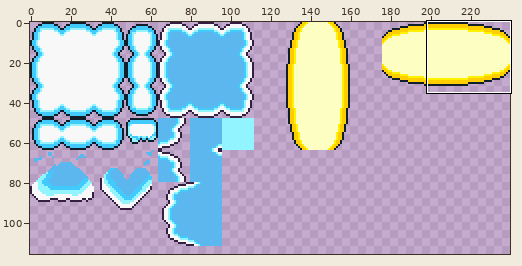
Sprite sheet -- assets/images/skyTileset.png. Above, an overview of the earlier version with the close-up marked.
Close-up. The starting point:
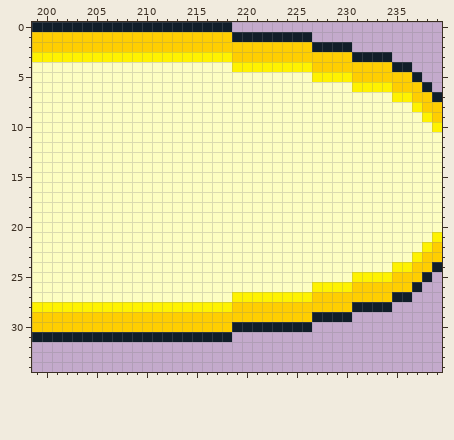
The file is 480x480 pixels, drawn in blocks of 2x2; one block is one cell here. Shown: x 199..239, y 0..34. The wide view leaves out empty margins. The commit also changed other parts of the picture, which this record leaves out.
After the commit:
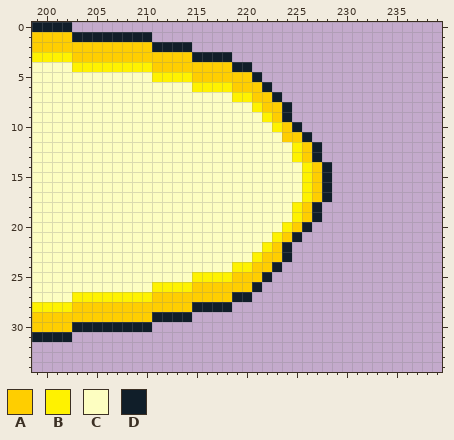
Palette (. is transparent): A #ffce00  B #fff200  C #fdfec1  D #101e29
Change:
Changed rows in their new state; - is an unchanged pixel.
first column x 203:
 0 ................---------------------
 1 DDDDDDDD................-------------
 2 --------DDDD................---------
 3 AAAAAAAAAAAADDDD................-----
 4 BBBBBBBBAAAAAAAADD................---
 5 --------BBBBAAAAAAD................--
 6 ------------BBBBAAAD................-
 7 ----------------BBAAD................
 8 ------------------BAAD...............
 9 -------------------BAD...............
10 --------------------BAD..............
11 ---------------------AAD.............
12 ----------------------BAD............
13 ----------------------BAD............
14 -----------------------BAD...........
15 -----------------------BAD...........
16 -----------------------BAD...........
17 -----------------------BAD...........
18 ----------------------BAD............
19 ----------------------BAD............
20 ---------------------BAD.............
21 --------------------BAD..............
22 -------------------BAD...............
23 ------------------BAAD...............
24 ----------------BBAAD................
25 ------------BBBBAAAD................-
26 --------BBBBAAAAAAD................--
27 BBBBBBBBAAAAAAAADD................---
28 AAAAAAAAAAAADDDD................-----
29 --------DDDD................---------
30 DDDDDDDD................-------------
31 ................---------------------
Changed places in both close-ups, as pixel boxes (x1, y1, x2, y2):
changed: (72, 22, 442, 342)
